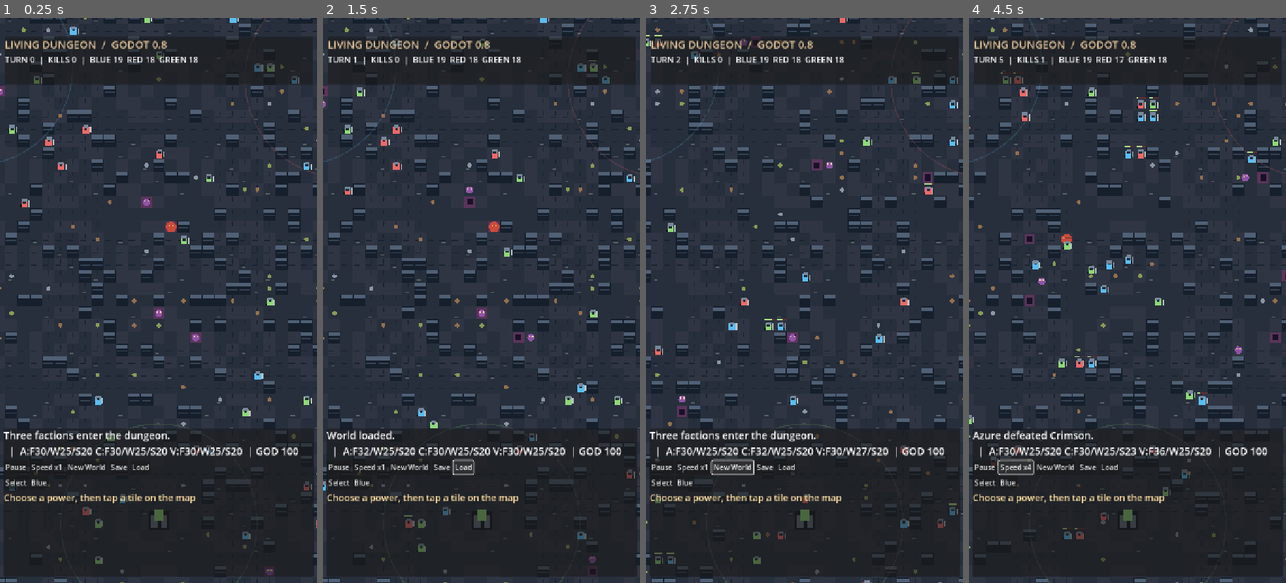
Above: before the commit, frames 1-4 (left to right).
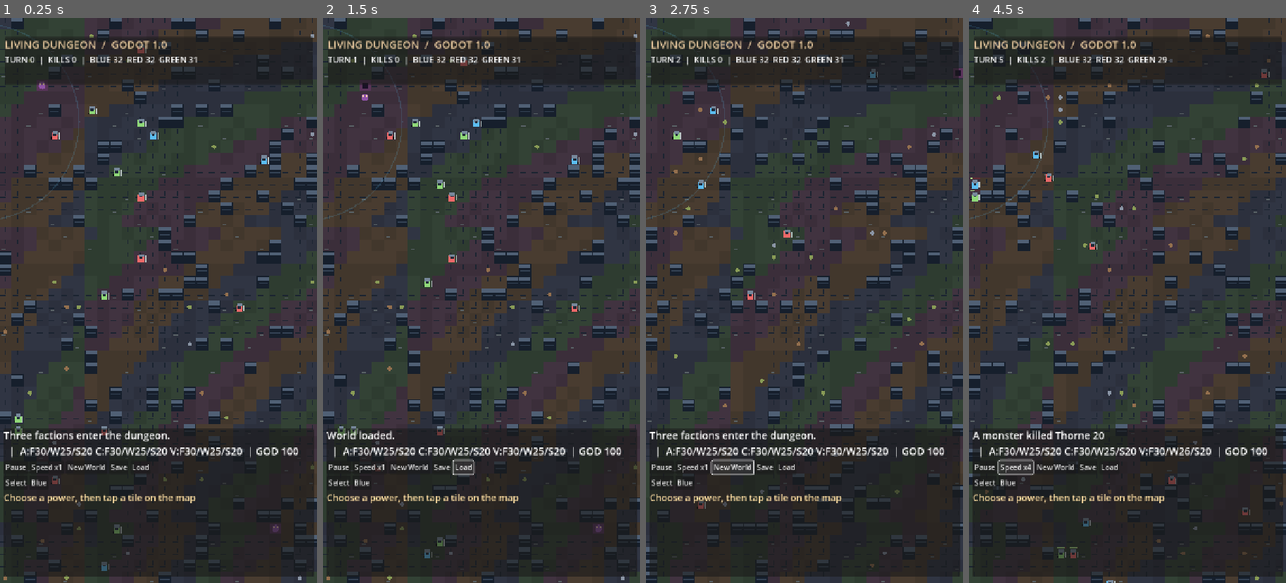
Above: after the commit, the same moments.

Repository: Garchita098/Akudama-Builder
Game: Godot game, scene res://Main.tscn
The game is run twice, just before and just after one commit, with the same random seed, the same clock (stepped at 60 frames per second) and the same inputs.
Inputs:
- Up to frame 1 (0.25 s): no input
- Up to frame 2 (1.5 s): click "Save" at 0.5 s; click "Load" at 1.25 s
- Up to frame 3 (2.75 s): click "New World" at 2 s
- Up to frame 4 (4.5 s): click "New World" at 2.75 s; click "Speed x1" at 3.5 s; click "Speed x2" at 4.25 s

The runs differ from the first frame. In frame 1, 29% of the frame differs, in the area x 0-100%, y 0-100%; in frame 2, 29%; in frame 3, 28%; in frame 4, 28%.

Commit message:
Living Dungeon final pass: 96x96 world four biomes and viewport culling

Diff:
--- a/projects/dungeon_godot/world.gd
+++ b/projects/dungeon_godot/world.gd
@@ -1,6 +1,6 @@
 extends Node2D
 # Living Dungeon: Godot foundation. Entire world renders procedurally.
-const GRID := Vector2i(45, 55)
+const GRID := Vector2i(96, 96)
 const TILE := 30.0
 const FACTIONS := [Color("#5bbdf1"), Color("#ed6969"), Color("#8fd878")]
 const TEAM_NAMES := ["Azure", "Crimson", "Verdant"]
@@ -10,6 +10,7 @@
 const PROFESSIONS := ["Warrior","Scout","Guardian","Worker","Hunter"]
 const EQUIPMENT := ["Rusty sword","Iron spear","Leather armor","Hunter bow","Steel blade"]
 var terrain: Array = []
+var biomes: Array = []
 var fighters: Array = []
 var settlements: Array = []
 var resource_nodes: Array = []
@@ -45,7 +46,7 @@
 
 func _ready() -> void:
     camera = Camera2D.new()
-    camera.position = Vector2(GRID.x, GRID.y) * TILE * 0.5
+    camera.position = Vector2(30,30) * TILE
     camera.zoom = Vector2(0.93, 0.93)
     camera.enabled = true
     add_child(camera)
@@ -62,7 +63,7 @@
     var headbox := VBoxContainer.new()
     header.add_child(headbox)
     var title := Label.new()
-    title.text = "LIVING DUNGEON  /  GODOT 0.8"
+    title.text = "LIVING DUNGEON  /  GODOT 1.0"
     title.add_theme_font_size_override("font_size", 24)
     title.add_theme_color_override("font_color", Color("#e2c49a"))
     headbox.add_child(title)
@@ -128,6 +129,7 @@
     deaths = 0
     fighters.clear()
     terrain.clear()
+    biomes.clear()
     settlements.clear()
     stories.clear()
     monsters.clear()
@@ -140,27 +142,31 @@
     claims.clear()
     for y in range(GRID.y):
         var row: Array = []
+        var biome_row: Array = []
         for x in range(GRID.x):
             var boundary: bool = x == 0 or y == 0 or x == GRID.x - 1 or y == GRID.y - 1
-            row.append(1 if boundary or rng.randf() < 0.13 else 0)
+            var zone: int = (int(x / 24) + 3 * int(y / 24) + int(x * y / 120)) % 4
+            biome_row.append(zone)
+            row.append(1 if boundary or rng.randf() < (0.08 if zone == 1 else 0.13) else 0)
         terrain.append(row)
-    var capitals := [Vector2i(7,8),Vector2i(37,9),Vector2i(22,45)]
+        biomes.append(biome_row)
+    var capitals := [Vector2i(15,15),Vector2i(80,16),Vector2i(49,79)]
     for team in range(3):
         var base: Vector2i = capitals[team]
         for yy in range(base.y - 3,base.y + 4):
             for xx in range(base.x - 3,base.x + 4):
                 terrain[yy][xx] = 0
         settlements.append({"p":base, "team":team, "wood":25, "stone":20, "food":30, "level":1, "hp":35, "territory":8})
-    for n in range(110):
+    for n in range(250):
         var p := Vector2i(rng.randi_range(2, GRID.x - 3),rng.randi_range(2,GRID.y - 3))
         if terrain[p.y][p.x] == 0:
             resource_nodes.append({"p":p, "type":rng.randi_range(0,2),"amount":rng.randi_range(6,18)})
-    for ruin_idx in range(7):
+    for ruin_idx in range(14):
         var rp := Vector2i(rng.randi_range(5,GRID.x - 6),rng.randi_range(5,GRID.y - 6))
         if terrain[rp.y][rp.x] == 0:
             ruins.append(rp)
             monsters.append({"p":rp,"old":rp,"hp":14 if ruin_idx == 0 else 5,"kind":2 if ruin_idx == 0 else ruin_idx % 2,"cooldown":0})
-    for i in range(55):
+    for i in range(95):
         for attempt in range(300):
             var pos := Vector2i(rng.randi_range(1, GRID.x - 2), rng.randi_range(1, GRID.y - 2))
             if accessible(pos):
@@ -522,9 +528,14 @@
     queue_redraw()
 
 func _draw() -> void:
-    var begin := Vector2.ZERO
-    for y in range(GRID.y):
-        for x in range(GRID.x):
+    var world_span: Vector2 = get_viewport_rect().size / camera.zoom
+    var start_world: Vector2 = camera.get_screen_center_position() - world_span * 0.5
+    var xmin: int = maxi(0,floori(start_world.x / TILE)-2)
+    var ymin: int = maxi(0,floori(start_world.y / TILE)-2)
+    var xmax: int = mini(GRID.x,ceili((start_world.x+world_span.x)/TILE)+3)
+    var ymax: int = mini(GRID.y,ceili((start_world.y+world_span.y)/TILE)+3)
+    for y in range(ymin,ymax):
+        for x in range(xmin,xmax):
             var p := Vector2(x, y) * TILE
             var variation: int = (x * 71 + y * 31 + x * y) % 7
             if terrain[y][x] == 1:
@@ -532,7 +543,10 @@
                 draw_rect(Rect2(p + Vector2(1,1), Vector2(TILE-2,9)), Color("#506075"))
                 draw_line(p + Vector2(3,18), p + Vector2(TILE-3,18), Color("#344254"), 2)
             else:
-                var floor_color := Color("#303543") if variation < 3 else Color("#272f3c")
+                var palette := [Color("#303543"),Color("#334235"),Color("#413340"),Color("#493c30")]
+                var floor_color: Color = palette[int(biomes[y][x])] if biomes.size() == GRID.y else Color("#303543")
+                if variation > 3:
+                    floor_color = floor_color.darkened(0.09)
                 draw_rect(Rect2(p, Vector2(TILE,TILE)), floor_color)
                 draw_line(p + Vector2(TILE/2,2),p + Vector2(TILE/2,13),Color("#1b2431"),1)
                 draw_line(p + Vector2(2,18),p + Vector2(16,18),Color("#1b2431"),1)
@@ -553,6 +567,8 @@
         var tint: Color = [Color("#94704e"),Color("#8b96a6"),Color("#899c56")][int(node.type)]
         draw_circle(p + Vector2(15,15),5.0,tint)
     for ruin in ruins:
+        if ruin.x < xmin or ruin.y < ymin or ruin.x > xmax or ruin.y > ymax:
+            continue
         var rp: Vector2 = Vector2(ruin)*TILE
         draw_rect(Rect2(rp + Vector2(2,2),Vector2(26,26)),Color("#5a345b"))
         draw_rect(Rect2(rp + Vector2(8,8),Vector2(14,14)),Color("#191126"))
@@ -576,12 +592,16 @@
     var tween: float = clamp(sim_accum / 0.55, 0.0, 1.0)
     tween = tween * tween * (3.0 - 2.0 * tween)
     for m in monsters:
+        if m.p.x < xmin or m.p.x > xmax or m.p.y < ymin or m.p.y > ymax:
+            continue
         var mp: Vector2 = Vector2(m.old).lerp(Vector2(m.p),tween)*TILE
         var mc: Color = Color("#cb4a39") if int(m.kind) == 2 else Color("#9054a7")
         draw_circle(mp + Vector2(15,15),13 if int(m.kind) == 2 else 9,mc)
         draw_circle(mp + Vector2(11,12),2,Color("#f6d3a7"))
         draw_circle(mp + Vector2(19,12),2,Color("#f6d3a7"))
     for f in fighters:
+        if f.p.x < xmin or f.p.x > xmax or f.p.y < ymin or f.p.y > ymax:
+            continue
         var from: Vector2 = Vector2(f.old)
         var to: Vector2 = Vector2(f.p)
         var p: Vector2 = from.lerp(to,tween) * TILE + Vector2(4,3)
@@ -690,7 +710,7 @@
     var nodes: Array = []
     for n in resource_nodes:
         nodes.append({"x":n.p.x,"y":n.p.y,"type":n.type,"amount":n.amount})
-    var data := {"seed":seed_value,"terrain":terrain,"fighte …(279 unchanged characters)… :catastrophe_until,"god_power":god_power}
+    var data := {"seed":seed_value,"terrain":terrain,"fighte …(279 unchanged characters)… :catastrophe_until,"god_power":god_power,"biomes":biomes}
     var file := FileAccess.open("user://world.json",FileAccess.WRITE)
     if file:
         file.store_string(JSON.stringify(data))
@@ -715,6 +735,14 @@
         refresh()
         return
     terrain = data.terrain
+    biomes = data.get("biomes",[])
+    if biomes.size() != GRID.y:
+        biomes.clear()
+        for y in range(GRID.y):
+            var row: Array = []
+            for x in range(GRID.x):
+                row.append((int(x / 24) + 3 * int(y / 24)) % 4)
+            biomes.append(row)
     fighters.clear()
     for f in data.fighters:
         var pos := Vector2i(int(f.x),int(f.y))
